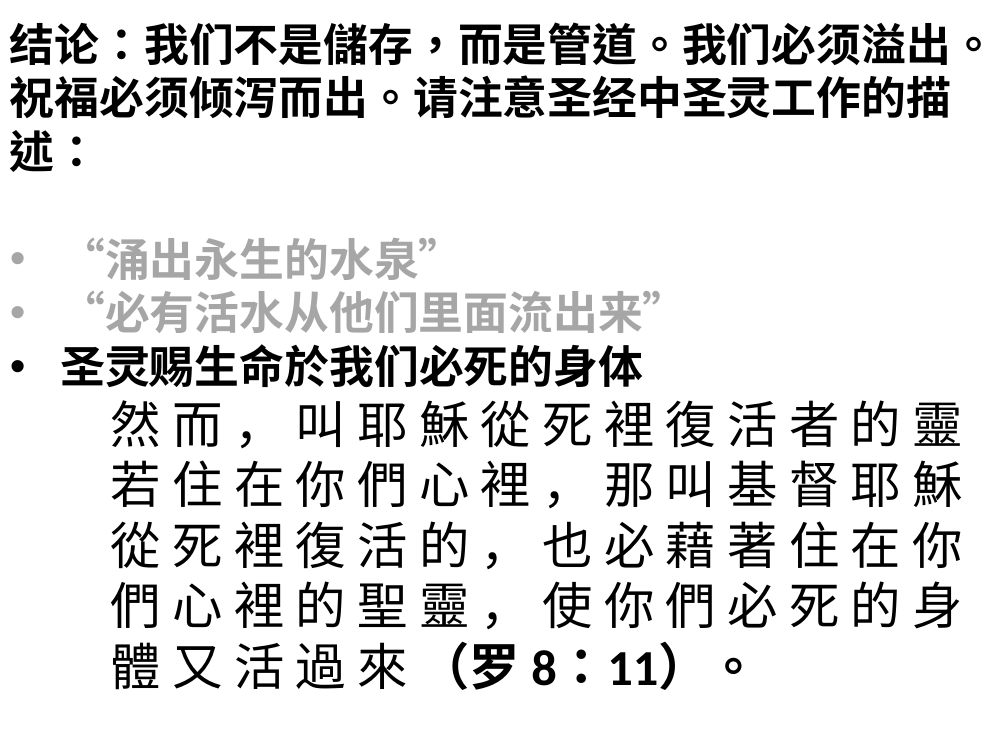
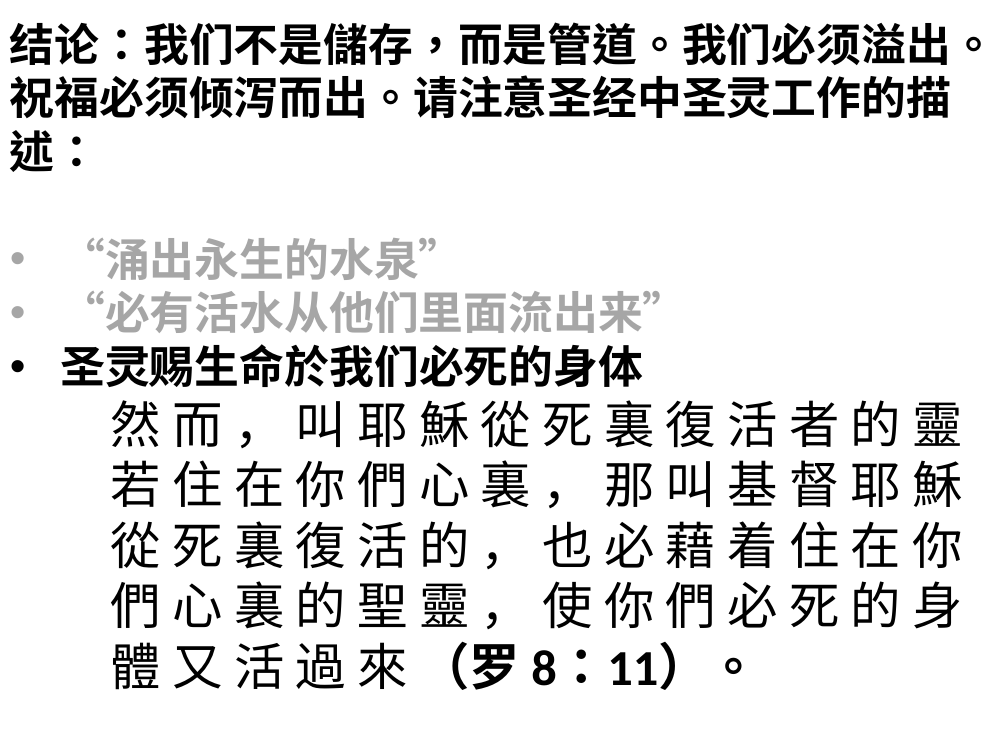
Before and after one commit to sauchilee/sauchilee.github.io, a slide deck: slide 12 of preaching/被聖靈充滿.pptx. Drawn at 1008x756 pixels with LibreOffice and Linux fonts; fonts in the diff are those of the drawing. Boxes give left, top, right and bottom in pixels: in the first picture for what was removed or moved away, otherwise in the second. Text is boxed around its words. In the diff, an @@ line names an element or a change of style, - is before the commit and + after.

```diff
--- a/preaching/被聖靈充滿.pptx
+++ b/preaching/被聖靈充滿.pptx
@@ text at (111, 400, 963, 690): text changed @@
-    然 而 ， 叫 耶 穌 從 死 裡 復 活 者 的 靈 若 住 在 你 們 心 裡 ， 那 叫 基 督 耶 穌 從 死 裡 復 活 的 ， 也 必 藉 著 住 在 你 們 心 裡 的 聖 靈 ， 使 你 們 必 死 的 身 體 又 活 過 來 （罗 8：11）。
+    然 而 ， 叫 耶 穌 從 死 裏 復 活 者 的 靈 若 住 在 你 們 心 裏 ， 那 叫 基 督 耶 穌 從 死 裏 復 活 的 ， 也 必 藉 着 住 在 你 們 心 裏 的 聖 靈 ， 使 你 們 必 死 的 身 體 又 活 過 來 （罗 8：11）。
```
Also in this commit, not shown: 7 other slides changed, 15 other files.
